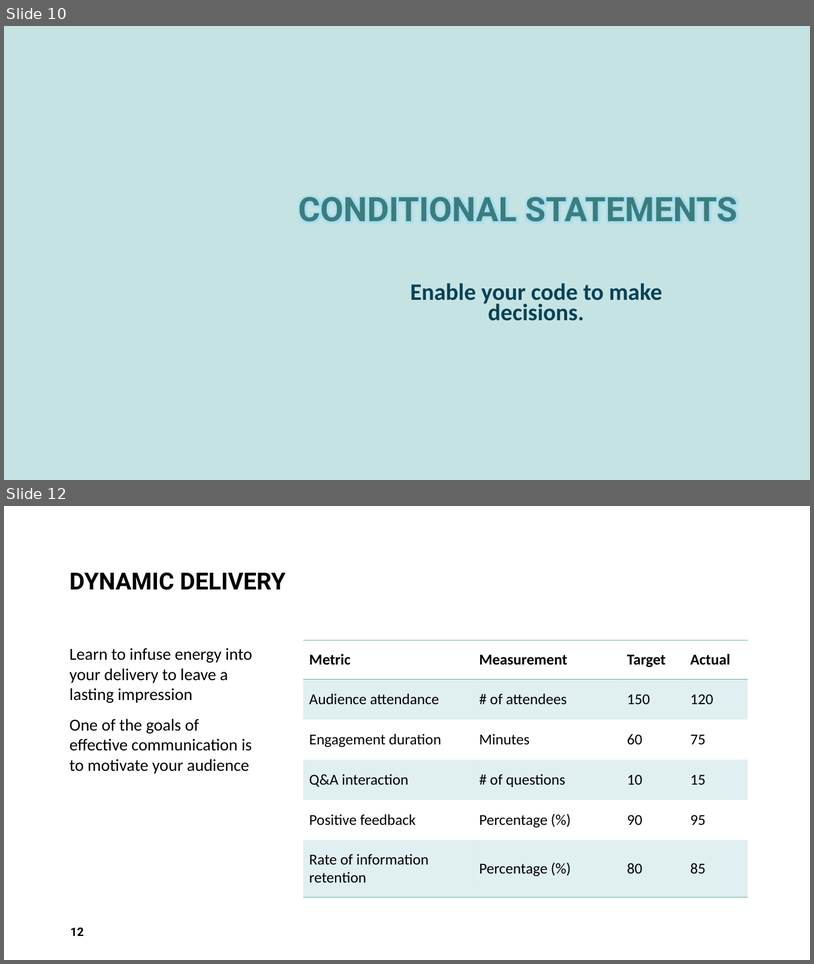
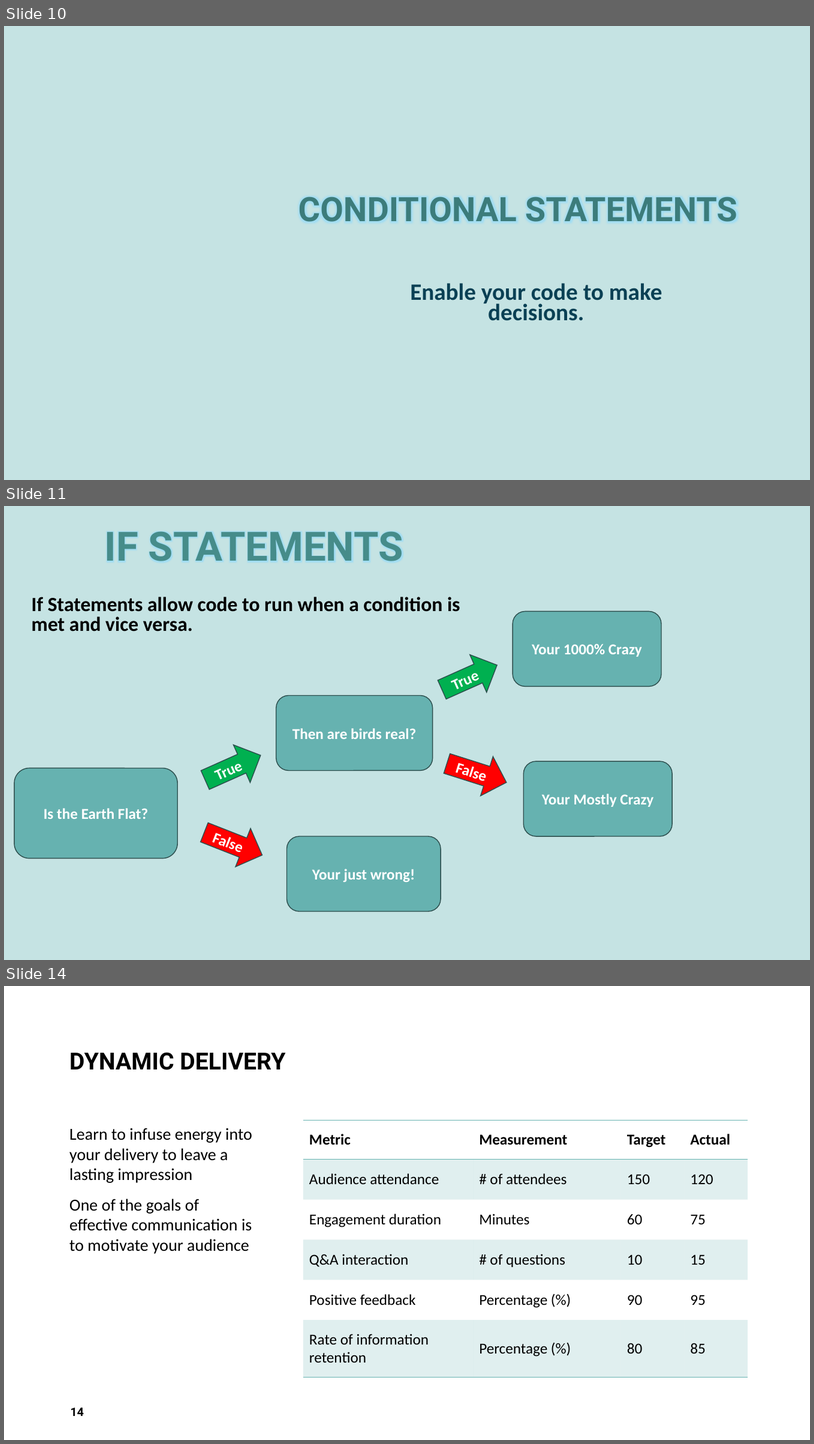
Before and after one commit to AlmightyHairball/RobotJavaClass2024, a slide deck: Presentation/Part-1.pptx. Shown one above the other, each under a label of ours: slides 10 and 12 before the commit, slides 10, 11 and 14 after it; the slides between them are not shown. The pictures are 814x964 and 814x1444 pixels, drawn with LibreOffice and Linux fonts; fonts in the diff are those of the drawing; background and template pictures are left out. Boxes give left, top, right and bottom in pixels: in the first picture for what was removed or moved away, otherwise in the second. Text is boxed around its words. In the diff, an @@ line names an element or a change of style, - is before the commit and + after.

```diff
--- a/Presentation/Part-1.pptx
+++ b/Presentation/Part-1.pptx
@@ slide 11 added at [4, 506, 810, 960], background #C5E3E3 @@
@@ title added at [105, 531, 404, 561], 48 pt, text #468C8A, bold @@
+IF STATEMENTS
@@ text added at [32, 597, 461, 631], 24 pt, text #000000, bold @@
+If Statements allow code to run when a condition is met and vice versa.
@@ rounded rectangle added at [513, 611, 662, 686], fill #66B2B0, outline #2D4E4D 1 pt, 18 pt, text #FFFFFF, bold @@
+Your 1000% Crazy
@@ right arrow added at [434, 646, 506, 708], fill #00B050, outline #2D4E4D 1 pt, 18 pt, text #FFFFFF, bold @@
+True
@@ rounded rectangle added at [276, 696, 433, 771], fill #66B2B0, outline #2D4E4D 1 pt, 18 pt, text #FFFFFF, bold @@
+Then are birds real?
@@ right arrow added at [197, 736, 269, 798], fill #00B050, outline #2D4E4D 1 pt, 18 pt, text #FFFFFF, bold @@
+True
@@ right arrow added at [441, 744, 513, 802], fill #FF0000, outline #2D4E4D 1 pt, 18 pt, text #FFFFFF, bold @@
+False
@@ rounded rectangle added at [14, 768, 177, 858], fill #66B2B0, outline #2D4E4D 1 pt, 18 pt, text #FFFFFF, bold @@
+Is the Earth Flat?
@@ rounded rectangle added at [524, 761, 672, 837], fill #66B2B0, outline #2D4E4D 1 pt, 18 pt, text #FFFFFF, bold @@
+Your Mostly Crazy
@@ right arrow added at [197, 813, 270, 874], fill #FF0000, outline #2D4E4D 1 pt, 18 pt, text #FFFFFF, bold @@
+False
@@ rounded rectangle added at [287, 837, 441, 912], fill #66B2B0, outline #2D4E4D 1 pt, 18 pt, text #FFFFFF, bold @@
+Your just wrong!
@@ what was slide 12 is now slide 14 @@
@@ page number at [71, 1407, 84, 1416]: text changed @@
-12
+14
```
Also in this commit, not shown: 2 other slides added, 1 slide removed.
